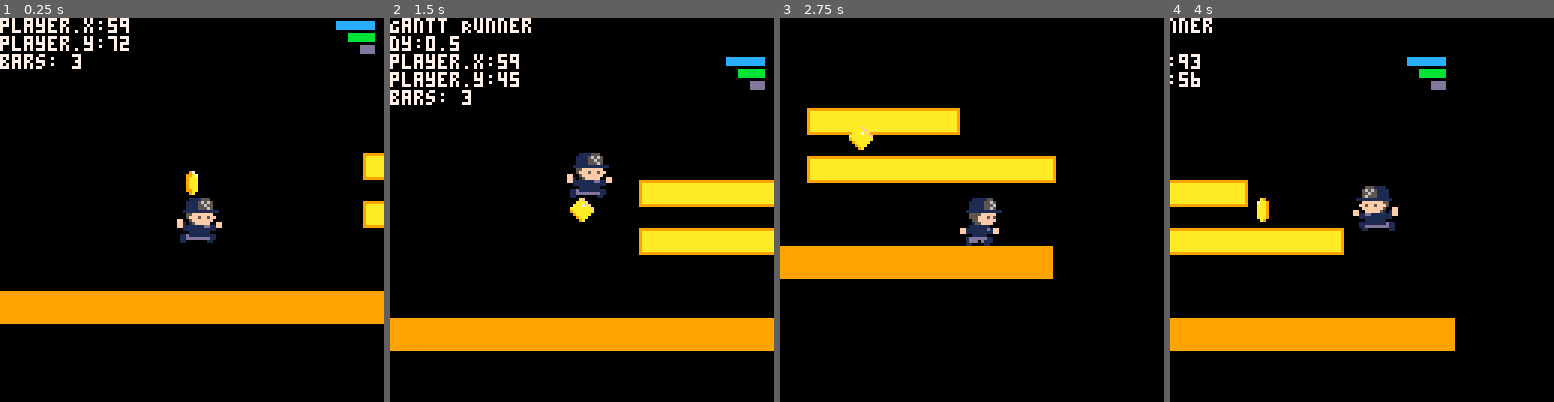
Above: before the commit, frames 1-4 (left to right).
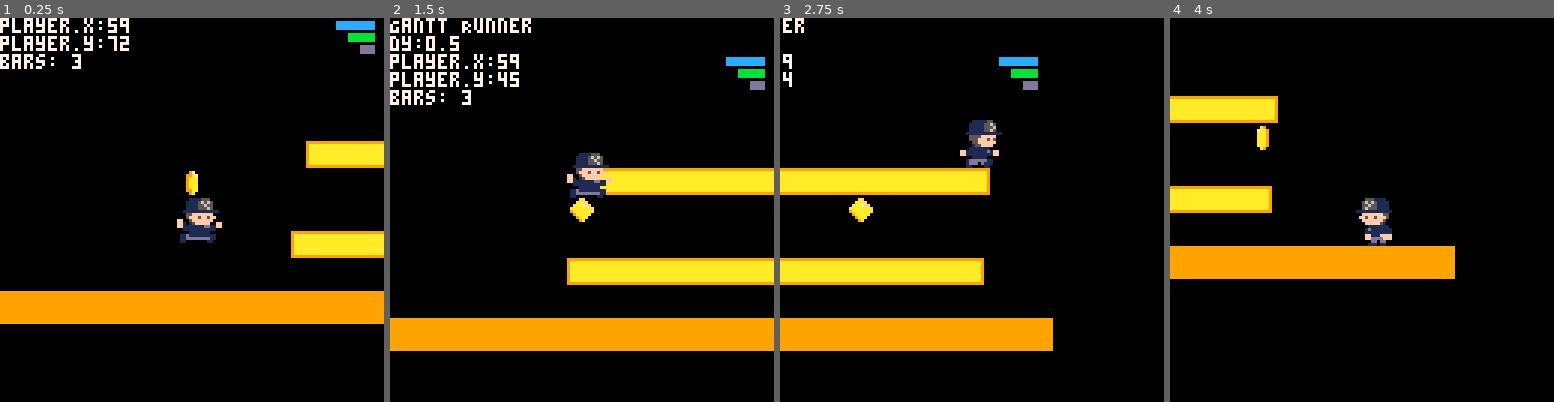
Above: after the commit, the same moments.

Repository: teamgantt/gantt-runner
Game: PICO-8 cartridge gantt-runner.p8
Same seed, same stepped clock (60 frames per second), same inputs: the game is played once before the commit and once after it.
Inputs:
- Up to frame 1 (0.25 s): no input
- Up to frame 2 (1.5 s): tap X (X key) at 0.33, 1.07 s
- Up to frame 3 (2.75 s): hold Right 1.6-2.1 s; tap X (X key) at 1.85 s; hold Right from 2.47 s (still down)
- Up to frame 4 (4 s): tap X (X key) at 2.97 s; release Right at 3.03 s; hold Left 3.08-3.58 s

The runs differ from the first frame. In frame 1, 3.6% of the frame differs, in the area x 75-100%, y 32-63%; in frame 2, 9.6%; in frame 3, 24%, in the area x 0-72%, y 0-87%; in frame 4, 20%.

Commit message:
cleanup when offscreen, bar areas

Diff:
--- a/gantt-runner.p8
+++ b/gantt-runner.p8
@@ -107,7 +107,7 @@
 
 	--limit fall speed
 	if (player.dy>0) then
-			player.dy=mid(-player.max_dy,player.dy,player.max_dy)
+		player.dy=mid(-player.max_dy,player.dy,player.max_dy)
 	end
 
 	--apply dx and dy to player position
@@ -126,8 +126,9 @@
 		player.y=0
 	end
 
- --animate player run
- if run.f >= count(run.frames) then
+
+ 	--animate player run
+ 	if run.f >= count(run.frames) then
 		run.f = 1
 	end
 
@@ -173,21 +174,22 @@
 		y1=110,
 	}
 }
+-- where moving bars can render
+bar_areas={50, 60, 70, 80}
 
 function move_bar(bar)
 	bar.x0-=bar.speed
 	bar.x1-=bar.speed
 end
-
 
 function gen_bar()
 	local plats={}
 	local min_width=20
 	local max_width=120
 	local bar_height=8
-	local bar_y0=rnd(50)+50
+	local bar_y0=rnd(bar_areas)
 	local bar_y1=bar_y0+bar_height
-	local x0=128
+	local x0=player.x+rnd_between(30, 50)
 	local x1=x0+rnd_between(min_width,max_width)
 
 	add(g.bars, {
@@ -212,6 +214,7 @@
 		day_lines={}
 	}
 
+	-- stationary starting block, temp
 	add(g.bars, {
 		x0=0,
 		y0=100,
@@ -224,11 +227,11 @@
 end
 
 function u_gantt()
- --move bars
+ 	--move bars
 	for idx,bar in ipairs(g.bars) do
 		move_bar(bar)
 		-- Cleanup
-		if bar.x1 < 0 then
+		if bar.speed != 0 and bar.x1 < player.x - 80 then
 			del(g.bars, bar)
 		end
 	end
